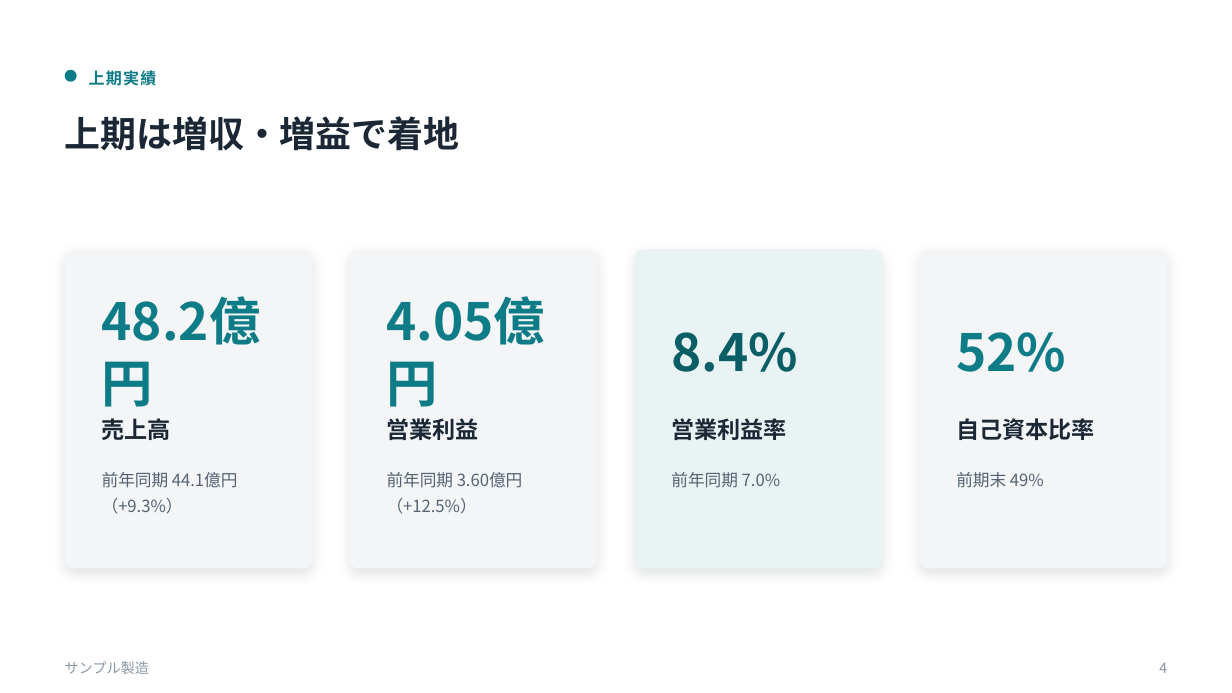
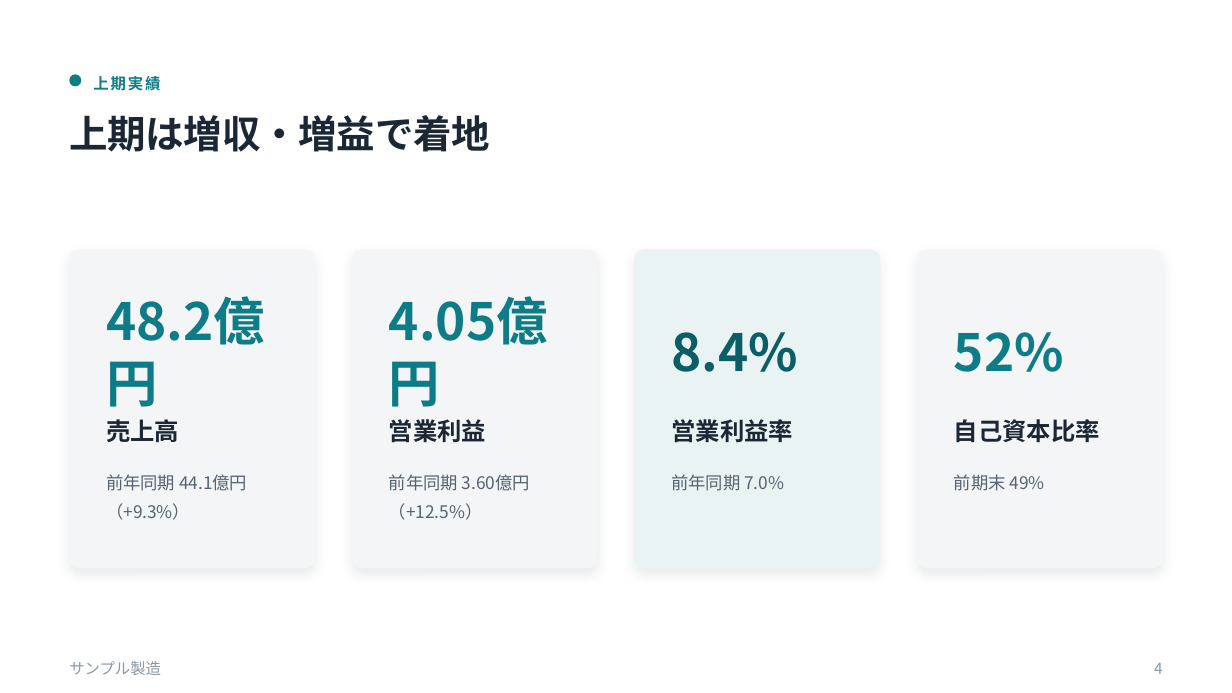
Before and after one commit to daikichi-lab/design-system-plugin, a slide deck: slide 4 of pptx-creation-plugin/examples/financial-analysis/out/deck.pptx. Drawn at 1232x693 pixels with LibreOffice and Linux fonts; fonts in the diff are those of the drawing. Boxes give left, top, right and bottom in pixels: in the first picture for what was removed or moved away, otherwise in the second. Text is boxed around its words. In the diff, an @@ line names an element or a change of style, - is before the commit and + after.

```diff
--- a/pptx-creation-plugin/examples/financial-analysis/out/deck.pptx
+++ b/pptx-creation-plugin/examples/financial-analysis/out/deck.pptx
@@ ellipse: place and size @@
-ellipse at box(65, 70, 77, 82)
+ellipse at box(69, 75, 81, 87)
@@ text "上期実績" at box(93, 76, 160, 91): size 12.5 to 12 pt, letter spacing 1 to 1.5 pt @@
@@ text "上期は増収・増益で着地" at box(69, 115, 490, 152): size 28 to 30 pt, letter spacing 0 to -0.2 pt; line spacing 1.12 to 1.08 @@
@@ rounded rectangle: place and size @@
-rounded rectangle at box(65, 250, 312, 568)
+rounded rectangle at box(69, 250, 315, 568)
@@ shadow changed; proportions changed in 4 elements at box(635, 250, 881, 568), box(352, 250, 598, 568), box(917, 250, 1163, 568), box(69, 250, 315, 568) @@
@@ rounded rectangle: place and size @@
-rounded rectangle at box(920, 250, 1167, 568)
+rounded rectangle at box(917, 250, 1163, 568)
@@ text "48.2億円": place and size @@
-text "48.2億円" at box(102, 296, 261, 345)
+text "48.2億円" at box(106, 296, 265, 345)
@@ size 18 to 19 pt in 4 elements at box(671, 419, 793, 443), box(389, 419, 486, 442), box(106, 419, 179, 442), box(954, 419, 1100, 442) @@
@@ size 13 to 13.5 pt; line spacing 1.3 to 1.4 in 4 elements at box(671, 474, 784, 491), box(389, 474, 530, 520), box(106, 474, 247, 520), box(954, 474, 1045, 491) @@
@@ text "サンプル製造" at box(69, 661, 161, 675): size 11 to 12 pt @@
@@ text "4" at box(1154, 663, 1163, 674): size 11 to 12 pt @@
```
Also in this commit, not shown: 9 other slides changed, 25 other files.
